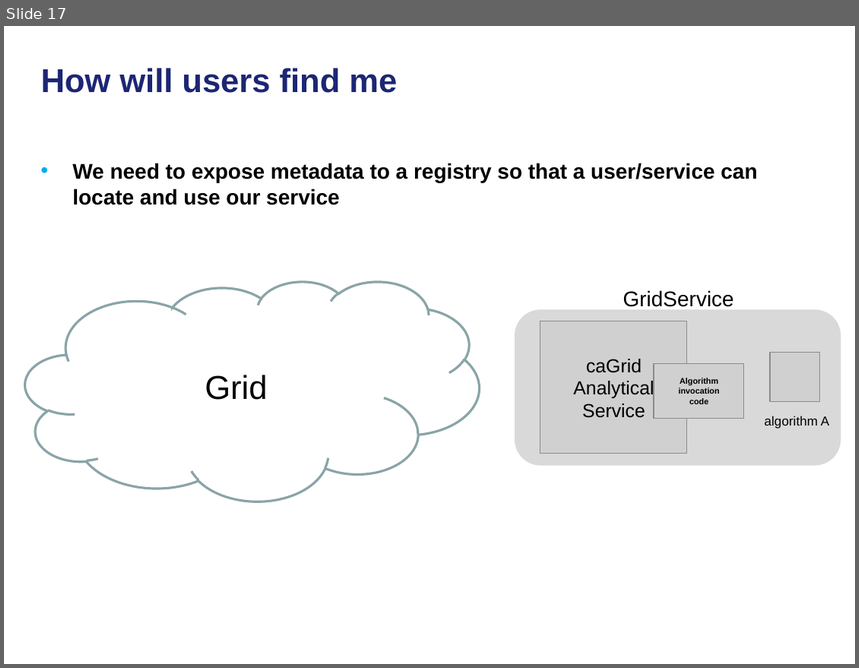
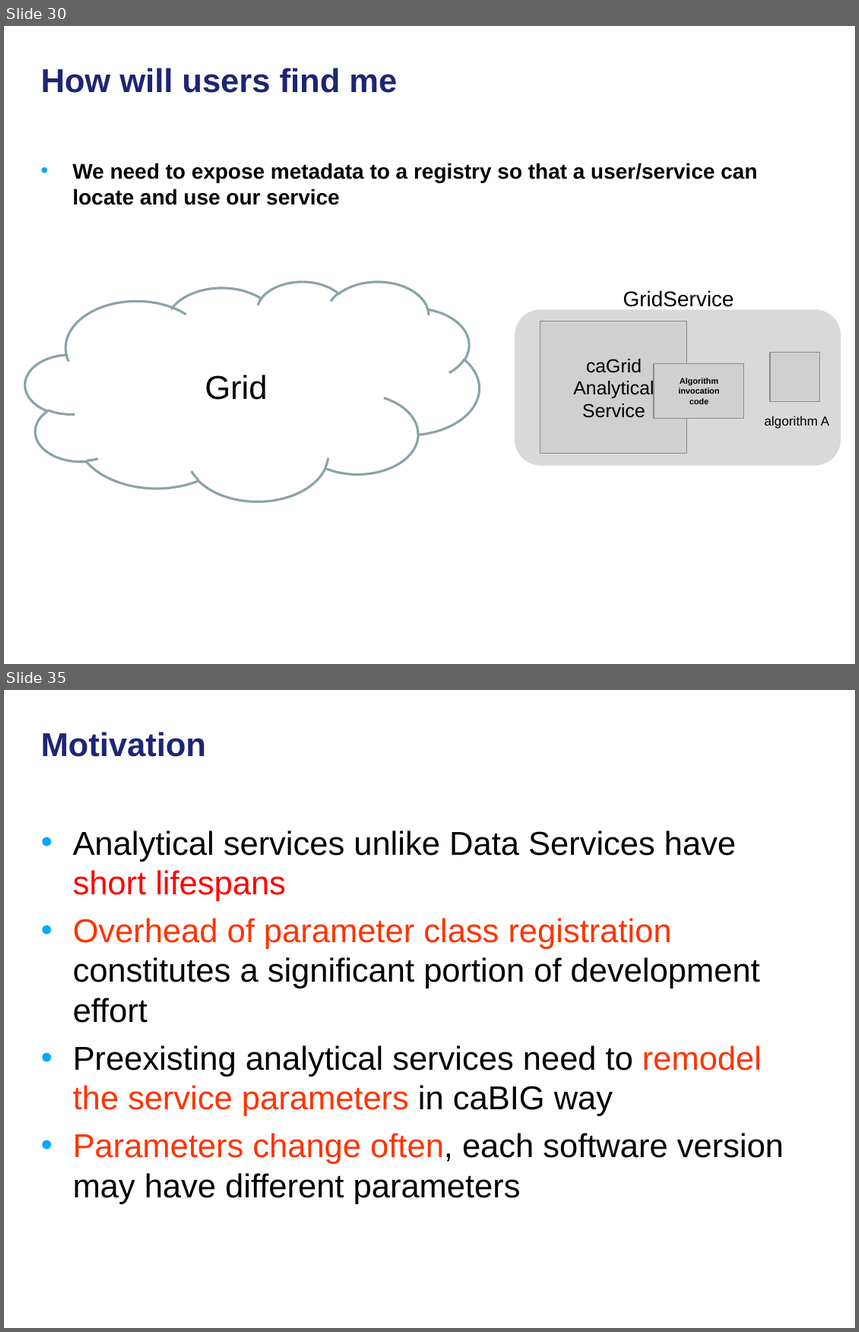
Before and after one commit to NCIP/cagrid-docs, a slide deck: presentations/200801_VCDE_ARCH/20080128_30_F2F_ASBP_Grid_BP.ppt. Shown one above the other, each under a label of ours: slide 17 before the commit, slides 30 and 35 after it; the slides between them are not shown. The pictures are 859x668 and 859x1332 pixels, drawn with LibreOffice and Linux fonts; fonts in the diff are those of the drawing; grey boxes stand for pictures; background and template pictures are left out. Boxes give left, top, right and bottom in pixels: in the first picture for what was removed or moved away, otherwise in the second. Text is boxed around its words. In the diff, an @@ line names an element or a change of style, - is before the commit and + after.

```diff
--- a/presentations/200801_VCDE_ARCH/20080128_30_F2F_ASBP_Grid_BP.ppt
+++ b/presentations/200801_VCDE_ARCH/20080128_30_F2F_ASBP_Grid_BP.ppt
@@ slide 35 added at <box>4,690,855,1328</box>, background picture (left out) @@
@@ title added at <box>41,732,206,757</box>, 28 pt, text #1C2674, bold @@
+Motivation
@@ text added at <box>73,831,784,1205</box>, 28 pt, text #000000 @@
+• Analytical services unlike Data Services have short lifespans
+• Overhead of parameter class registration constitutes a significant portion of development effort
+• Preexisting analytical services need to remodel the service parameters in caBIG way
+• Parameters change often, each software version may have different parameters
@@ what was slide 17 is now slide 30 @@
```
Also in this commit, not shown: 5 slides changed, 19 other slides added.
